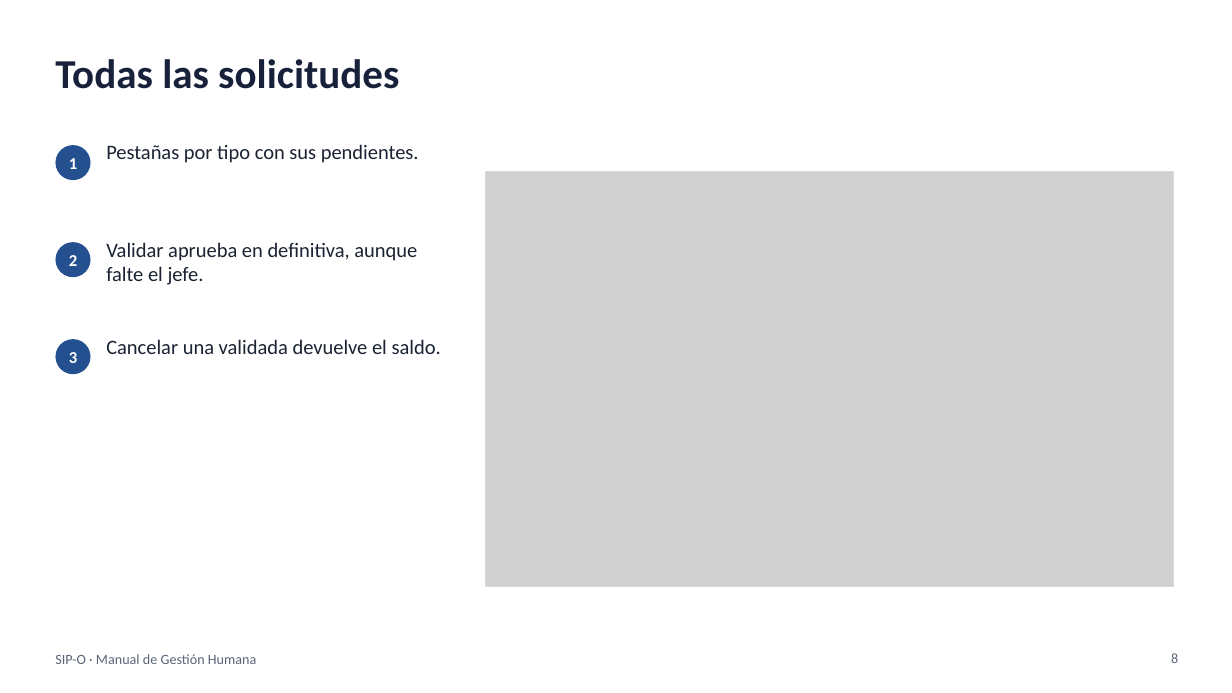
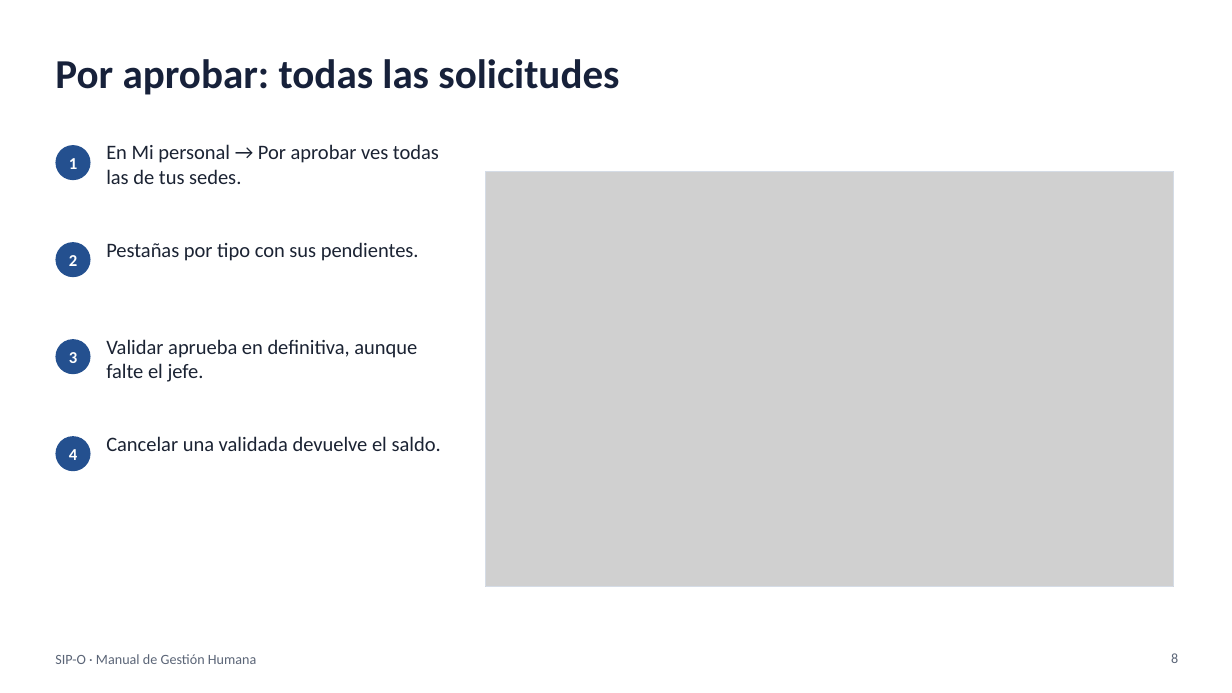
Before and after one commit to FelipeReyesReyes2102/Sistema-Integral-de-Personal, a slide deck: slide 8 of docs/manuales/presentaciones/SIP-O - Manual de Gestión Humana.pptx. Drawn at 1232x693 pixels with LibreOffice and Linux fonts; fonts in the diff are those of the drawing; grey boxes stand for pictures. Boxes give left, top, right and bottom in pixels: in the first picture for what was removed or moved away, otherwise in the second. Text is boxed around its words. In the diff, an @@ line names an element or a change of style, - is before the commit and + after.

```diff
--- a/docs/manuales/presentaciones/SIP-O - Manual de Gestión Humana.pptx
+++ b/docs/manuales/presentaciones/SIP-O - Manual de Gestión Humana.pptx
@@ title at box(55, 59, 619, 95): text changed @@
-Todas las solicitudes
+Por aprobar: todas las solicitudes
@@ text added at box(106, 144, 439, 184), 16 pt, text #1B2333 @@
+En Mi personal → Por aprobar ves todas las de tus sedes.
@@ ellipse added at box(55, 436, 91, 471), fill #24508F @@
@@ text added at box(69, 449, 77, 460), 13 pt, text #FFFFFF, bold @@
+4
@@ 3 texts: place and size @@
-3 texts at box(106, 144, 441, 354)
+3 texts at box(106, 242, 441, 451)
```
Also in this commit, not shown: 3 other slides changed, 32 other files.
